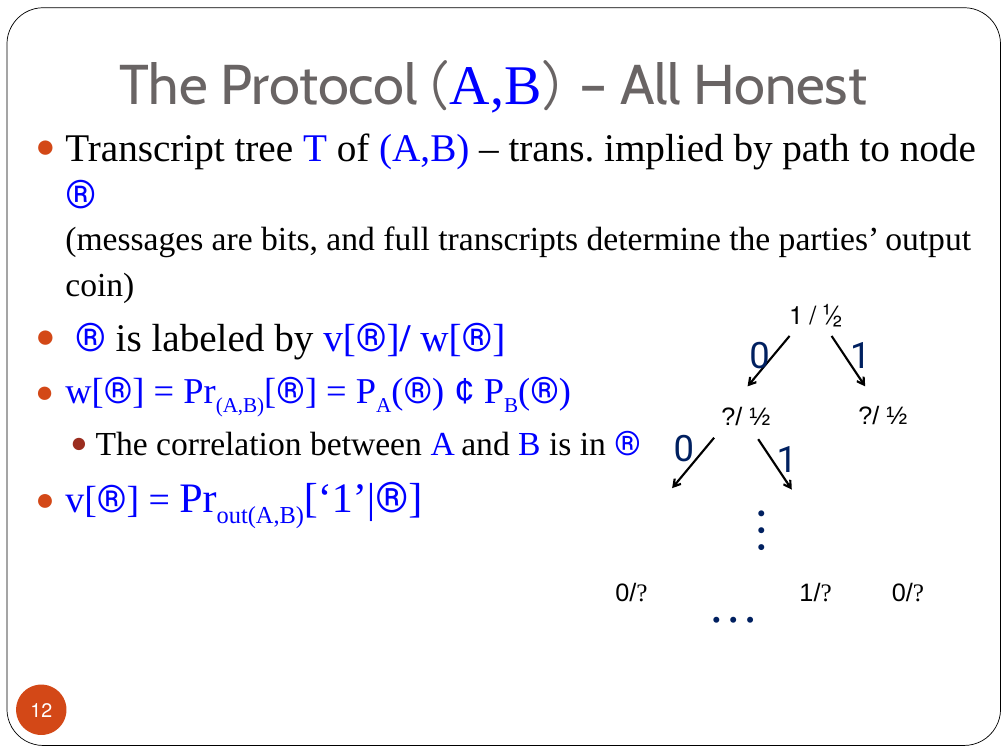
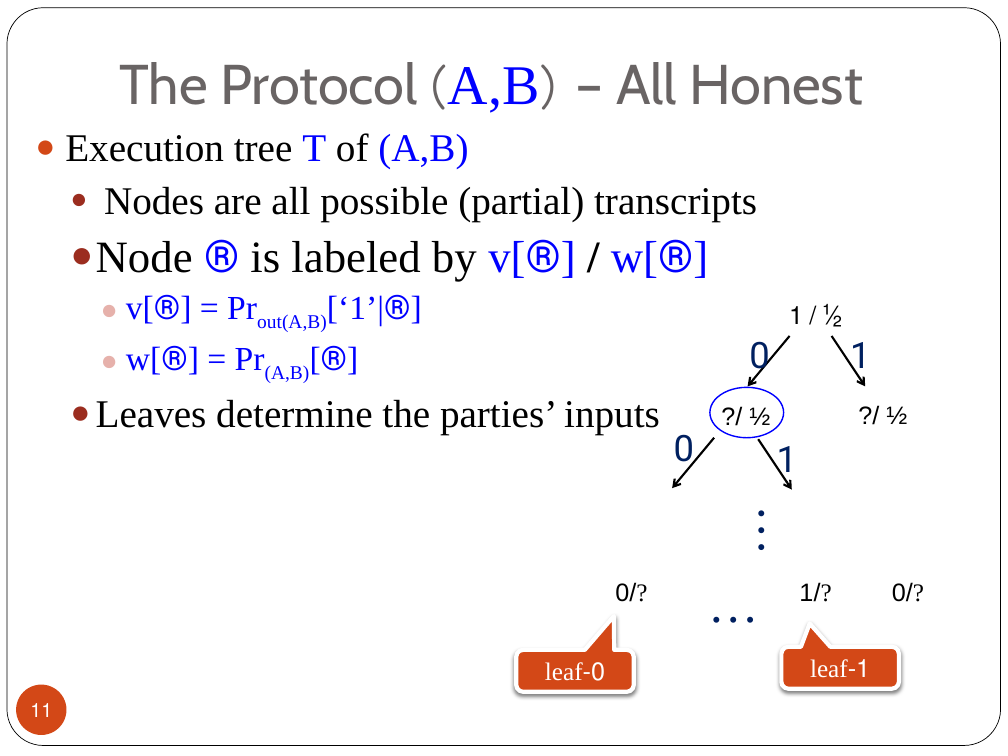
Before and after one commit to iftachh/MyHomepage, a slide deck: slide 11 of papers/CoinFlipping/Seminar.pptx (slide 12 before the commit). Drawn at 1008x756 pixels with LibreOffice and Linux fonts; fonts in the diff are those of the drawing; background and template pictures are left out. Boxes give left, top, right and bottom in pixels: in the first picture for what was removed or moved away, otherwise in the second. Text is boxed around its words. In the diff, an @@ line names an element or a change of style, - is before the commit and + after.

```diff
--- a/papers/CoinFlipping/Seminar.pptx
+++ b/papers/CoinFlipping/Seminar.pptx
@@ text "The Protocol (A,B) – All ..." at [119, 62, 863, 113]: size 40 to 36 pt in "(A,B)" @@
@@ text at [65, 133, 757, 281]: text changed; size 24 to 28 pt @@
-● Transcript tree T of (A,B) – trans. implied by path to node ®
-  (messages are bits, and full transcripts determine the parties’ output coin)
-● ® is labeled by v[®]/ w[®]
-● w[®] = Pr(A,B)[®] = PA(®) ¢ PB(®)
-  ● The correlation between A and B is in ®
+● Execution tree T of (A,B)
+  ● Nodes are all possible (partial) transcripts
+  ● Node ® is labeled by v[®] / w[®]
@@ text at [126, 294, 422, 332]: size 27 to 24 pt in "v[®] ="; size 30 to 24 pt in "Prout(A,B)[‘1’|®]"; list level 1 to 3 in "v[®] = Prout(A,B)[‘1’|®]"; bullet colour #D34817 to #E6B1AB @@
@@ text at [96, 345, 660, 435]: paragraphs added @@
+    ● w[®] = Pr(A,B)[®]
+  ● Leaves determine the parties’ inputs
@@ ellipse added at [710, 387, 783, 437], outline #0000FF 1 pt @@
@@ rounded speech box added at [516, 650, 634, 692], fill #D34817, outline #FFFFFF 3 pt, 18 pt, text #FFFFFF @@
+0-leaf
@@ rounded speech box added at [781, 647, 899, 689], fill #D34817, outline #FFFFFF 3 pt, 18 pt, text #FFFFFF @@
+1-leaf
@@ page number at [30, 703, 52, 717]: text changed @@
-12
+11
```
Also in this commit, not shown: 20 other slides changed, 1 slide added, 4 slides removed.
